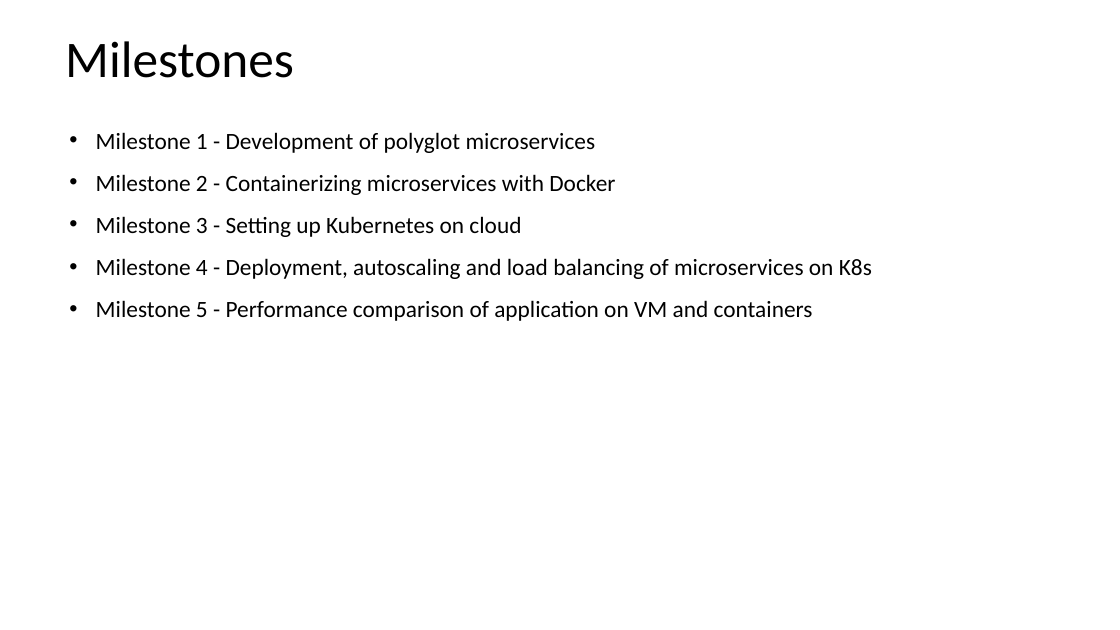
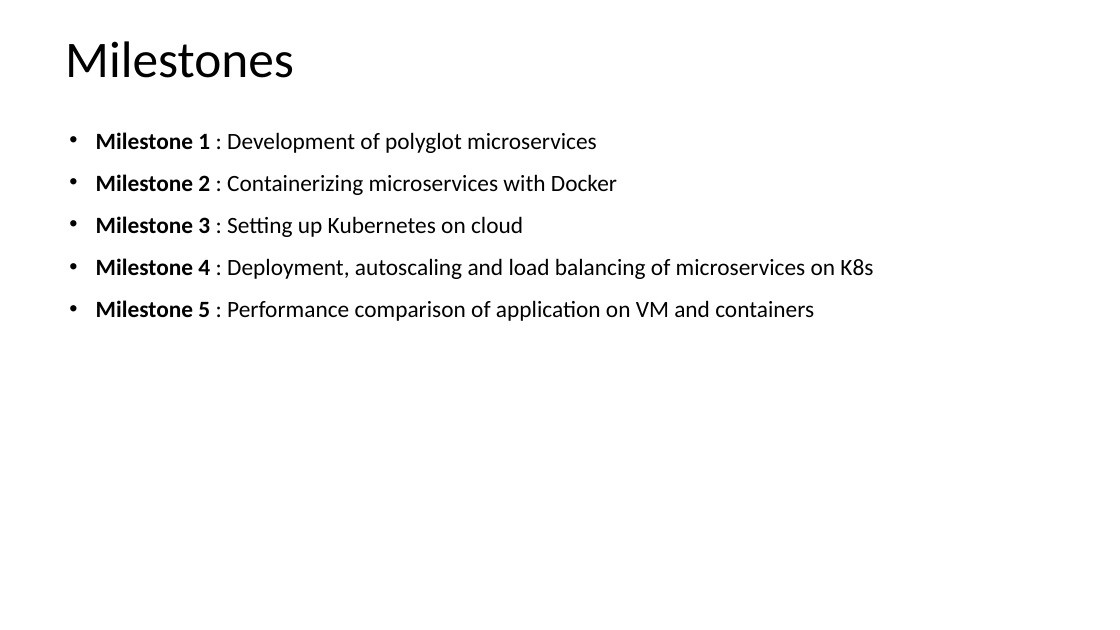
Before and after one commit to vyepuri/capstone-project-team5, a slide deck: slide 6 of Presentations/Presentation.pptx. Drawn at 1120x630 pixels with LibreOffice and Linux fonts; fonts in the diff are those of the drawing. Boxes give left, top, right and bottom in pixels: in the first picture for what was removed or moved away, otherwise in the second. Text is boxed around its words. In the diff, an @@ line names an element or a change of style, - is before the commit and + after.

```diff
--- a/Presentations/Presentation.pptx
+++ b/Presentations/Presentation.pptx
@@ text at box(96, 132, 873, 321): text changed @@
-• Milestone 1 - Development of polyglot microservices
-• Milestone 2 - Containerizing microservices with Docker
-• Milestone 3 - Setting up Kubernetes on cloud
-• Milestone 4 - Deployment, autoscaling and load balancing of microservices on K8s
-• Milestone 5 - Performance comparison of application on VM and containers
+• Milestone 1 : Development of polyglot microservices
+• Milestone 2 : Containerizing microservices with Docker
+• Milestone 3 : Setting up Kubernetes on cloud
+• Milestone 4 : Deployment, autoscaling and load balancing of microservices on K8s
+• Milestone 5 : Performance comparison of application on VM and containers
```
Also in this commit, not shown: 3 other slides changed, 6 slides added.
